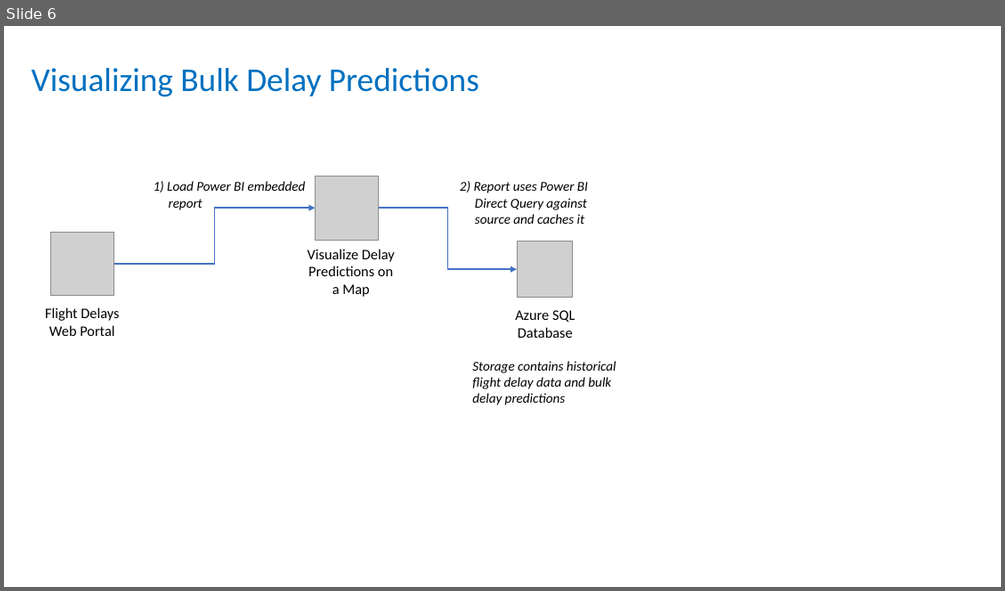
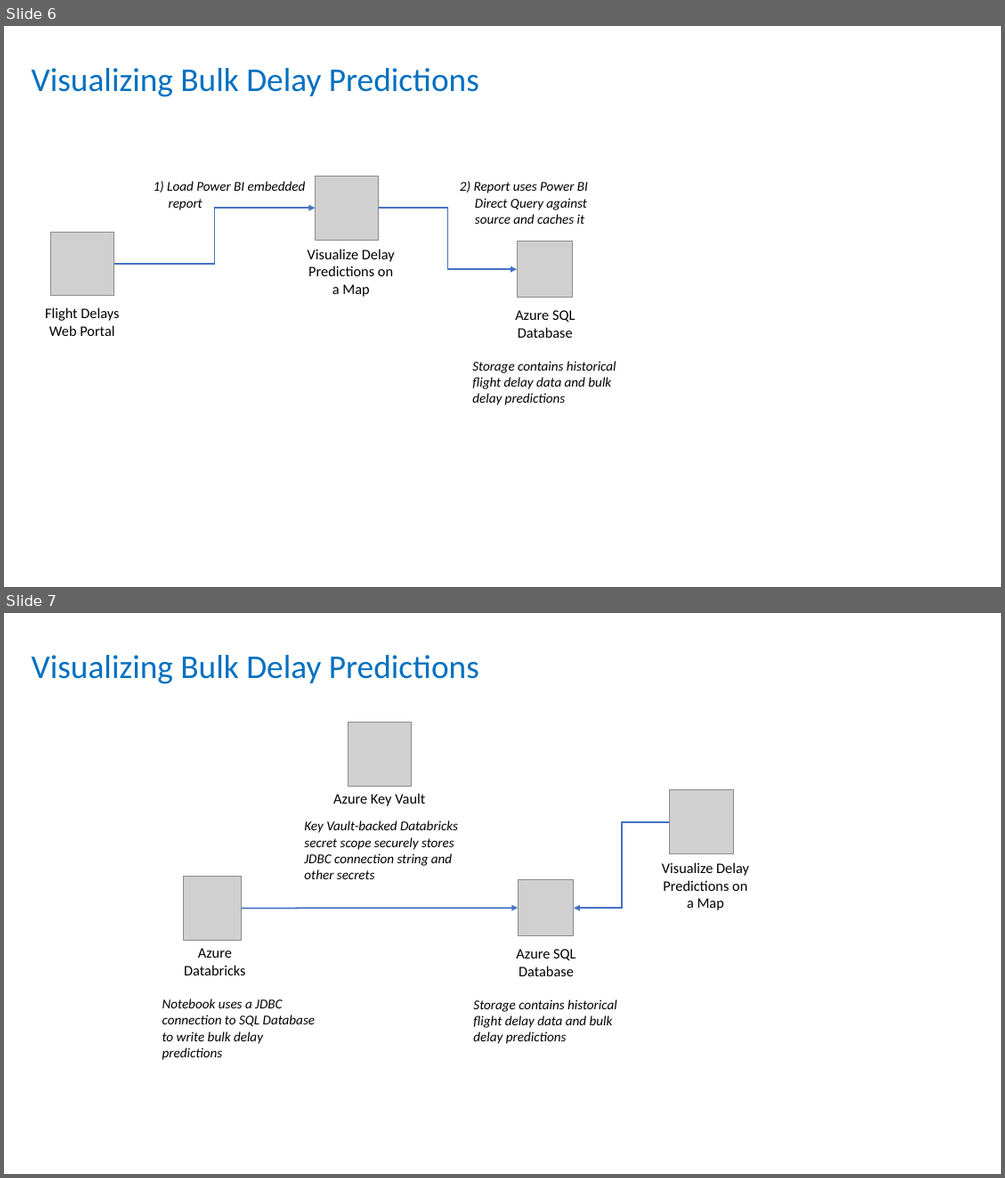
Before and after one commit to josuneha/AzureBigData-analytics, a slide deck: Whiteboard design session/Diagrams.pptx. Shown one above the other, each under a label of ours: slide 6 before the commit, slides 6 and 7 after it. The pictures are 1005x591 and 1005x1178 pixels, drawn with LibreOffice and Linux fonts; fonts in the diff are those of the drawing; grey boxes stand for pictures. Boxes give left, top, right and bottom in pixels: in the first picture for what was removed or moved away, otherwise in the second. Text is boxed around its words. In the diff, an @@ line names an element or a change of style, - is before the commit and + after.

Commit message:
Finished WDS markdown and slide deck changes

```diff
--- a/Whiteboard design session/Diagrams.pptx
+++ b/Whiteboard design session/Diagrams.pptx
@@ slide 7 added at box(4, 613, 1001, 1174), background #FFFFFF @@
@@ text added at box(32, 655, 479, 684), 32 pt, text #0070C0 @@
+Visualizing Bulk Delay Predictions
@@ picture added at box(348, 722, 412, 786) @@
@@ text added at box(333, 793, 425, 806), 14 pt, text #000000 @@
+Azure Key Vault
@@ picture added at box(670, 790, 733, 854) @@
@@ text added at box(304, 820, 458, 879), 13 pt, text #000000, italic @@
+Key Vault-backed Databricks
+secret scope securely stores
+JDBC connection string and
+other secrets
@@ elbow arrow added from (670, 821) to (574, 908), #4472C4 1.5 pt @@
@@ picture added at box(184, 876, 241, 940) @@
@@ text added at box(662, 862, 749, 910), 14 pt, text #000000 @@
+Visualize Delay Predictions on a Map
@@ picture added at box(518, 880, 574, 936) @@
@@ arrow added from (241, 908) to (518, 908), #4472C4 1.5 pt @@
@@ text added at box(184, 948, 245, 975), 14 pt, text #000000 @@
+Azure Databricks
@@ text added at box(516, 949, 575, 976), 14 pt, text #000000 @@
+Azure SQL Database
@@ text added at box(162, 998, 315, 1060), 13 pt, text #000000, italic @@
+Notebook uses a JDBC
+connection to SQL Database
+to write bulk delay
+predictions
@@ text added at box(473, 999, 617, 1044), 13 pt, text #000000, italic @@
+Storage contains historical
+flight delay data and bulk
+delay predictions
```
Also in this commit, not shown: 2 other files.
